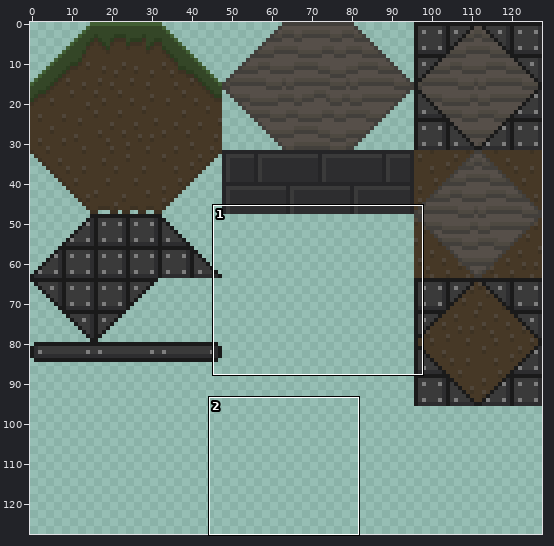
Sprite sheet: tilemap.png. Above, an overview of the earlier version with the close-up marked.
Close-up. First the earlier version:
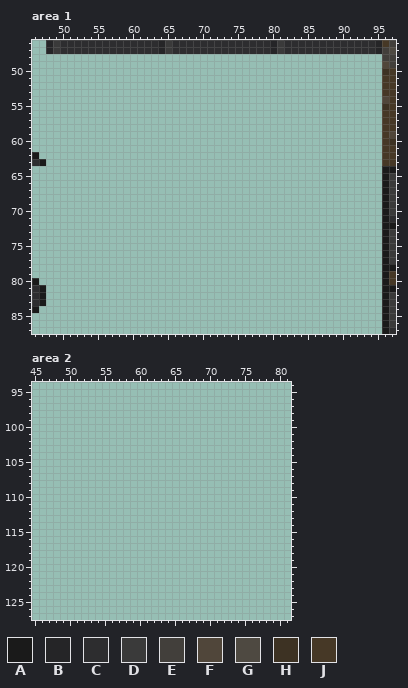
The file is 1280x1280 pixels, drawn in blocks of 10x10; one block is one cell here. Colours within 5 levels of each other are drawn and written as one. Shown: area 1: x 46..97, y 46..87; area 2: x 45..81, y 94..127.
Palette (. is transparent): A #1a1a1a  B #252527  C #2d2d2f  D #3a3a3a  E #423f3b  F #50463a  G #4e4941  H #3d3223  J #463826
Pixels before, area 1, first column x 46:
46 ..BDCCCCCCCCCCCCCCBDCCCCCCCCCCCCCCBDCCCCCCCCCCCCCBJE
47 ..BDCCCCCCCCCCCCCCBDCCCCCCCCCCCCCCBDCCCCCCCCCCCCCBEG
48 ..................................................EE
49 ..................................................FE
50 ..................................................HJ
51 ..................................................JJ
52 ..................................................JJ
53 ..................................................JJ
54 ..................................................FJ
55 ..................................................HJ
56 ..................................................JJ
57 ..................................................JJ
58 ..................................................JJ
59 ..................................................JF
60 ..................................................JH
61 ..................................................JJ
62 A.................................................JJ
63 CA................................................JJ
64 ..................................................AA
65 ..................................................AD
66 ..................................................AD
67 ..................................................AD
68 ..................................................AD
69 ..................................................AD
70 ..................................................AD
71 ..................................................AC
72 ..................................................AA
73 ..................................................AD
74 ..................................................AD
75 ..................................................AD
76 ..................................................AD
77 ..................................................AD
78 ..................................................AA
79 ..................................................AJ
80 A.................................................AJ
81 CA................................................AA
82 CA................................................AD
83 CA................................................AD
84 A.................................................AD
85 ..................................................AD
86 ..................................................AD
87 ..................................................AC
The same view after the edit:
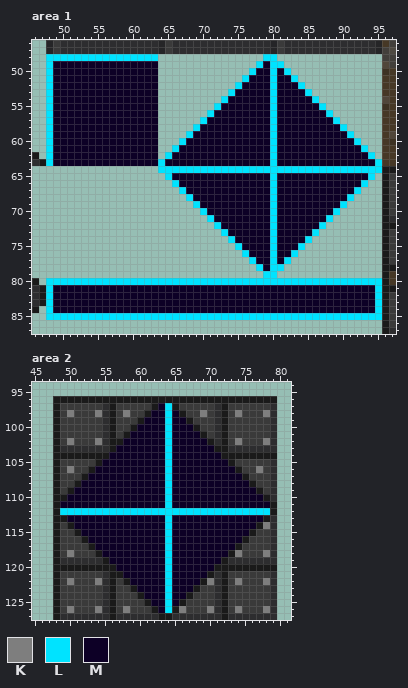
Colours new in this view: K #7e7e7e  L #00e3ff  M #0d0026
From old to new:
Changed rows in their new state; - is an unchanged pixel.
Area 1:
first column x 48:
48 LLLLLLLLLLLLLLLL---------------LL---------------
49 LMMMMMMMMMMMMMMM--------------LMLL--------------
50 LMMMMMMMMMMMMMMM-------------LMMLML-------------
51 LMMMMMMMMMMMMMMM------------LMMMLMML------------
52 LMMMMMMMMMMMMMMM-----------LMMMMLMMML-----------
53 LMMMMMMMMMMMMMMM----------LMMMMMLMMMML----------
54 LMMMMMMMMMMMMMMM---------LMMMMMMLMMMMML---------
55 LMMMMMMMMMMMMMMM--------LMMMMMMMLMMMMMML--------
56 LMMMMMMMMMMMMMMM-------LMMMMMMMMLMMMMMMML-------
57 LMMMMMMMMMMMMMMM------LMMMMMMMMMLMMMMMMMML------
58 LMMMMMMMMMMMMMMM-----LMMMMMMMMMMLMMMMMMMMML-----
59 LMMMMMMMMMMMMMMM----LMMMMMMMMMMMLMMMMMMMMMML----
60 LMMMMMMMMMMMMMMM---LMMMMMMMMMMMMLMMMMMMMMMMML---
61 LMMMMMMMMMMMMMMM--LMMMMMMMMMMMMMLMMMMMMMMMMMML--
62 LMMMMMMMMMMMMMMM-LMMMMMMMMMMMMMMLMMMMMMMMMMMMML-
63 LMMMMMMMMMMMMMMMLMMMMMMMMMMMMMMMLMMMMMMMMMMMMMML
64 ----------------LLLLLLLLLLLLLLLLLLLLLLLLLLLLLLLL
65 -----------------LMMMMMMMMMMMMMMLMMMMMMMMMMMMML-
66 ------------------LMMMMMMMMMMMMMLMMMMMMMMMMMML--
67 -------------------LMMMMMMMMMMMMLMMMMMMMMMMML---
68 --------------------LMMMMMMMMMMMLMMMMMMMMMML----
69 ---------------------LMMMMMMMMMMLMMMMMMMMML-----
70 ----------------------LMMMMMMMMMLMMMMMMMML------
71 -----------------------LMMMMMMMMLMMMMMMML-------
72 ------------------------LMMMMMMMLMMMMMML--------
73 -------------------------LMMMMMMLMMMMML---------
74 --------------------------LMMMMMLMMMML----------
75 ---------------------------LMMMMLMMML-----------
76 ----------------------------LMMMLMML------------
77 -----------------------------LMMLML-------------
78 ------------------------------LMLL--------------
79 -------------------------------LL---------------
80 LLLLLLLLLLLLLLLLLLLLLLLLLLLLLLLLLLLLLLLLLLLLLLLL
81 LMMMMMMMMMMMMMMMMMMMMMMMMMMMMMMMMMMMMMMMMMMMMMML
82 LMMMMMMMMMMMMMMMMMMMMMMMMMMMMMMMMMMMMMMMMMMMMMML
83 LMMMMMMMMMMMMMMMMMMMMMMMMMMMMMMMMMMMMMMMMMMMMMML
84 LMMMMMMMMMMMMMMMMMMMMMMMMMMMMMMMMMMMMMMMMMMMMMML
85 LLLLLLLLLLLLLLLLLLLLLLLLLLLLLLLLLLLLLLLLLLLLLLLL
Area 2:
first column x 48:
 96 AAAAAAAAAAAAAAAAAAAAAAAAAAAAAAAA
 97 ADDDDDDCADDDDDAMLADDDDDCADDDDDDC
 98 ADKDDDKCADKDDAMMLMADDKDCADKDDDKC
 99 ADDDDDDCADDDAMMMLMMADDDCADDDDDDC
100 ADDDDDDCADDAMMMMLMMMADDCADDDDDDC
101 ADDDDDDCADAMMMMMLMMMMADCADDDDDDC
102 ADKDDDKCAAMMMMMMLMMMMMACADKDDDKC
103 ACCCCCCCAMMMMMMMLMMMMMMAACCCCCCC
104 AAAAAAAAMMMMMMMMLMMMMMMMAAAAAAAA
105 ADDDDDAMMMMMMMMMLMMMMMMMMADDDDDC
106 ADKDDAMMMMMMMMMMLMMMMMMMMMADDKDC
107 ADDDAMMMMMMMMMMMLMMMMMMMMMMADDDC
108 ADDAMMMMMMMMMMMMLMMMMMMMMMMMADDC
109 ADAMMMMMMMMMMMMMLMMMMMMMMMMMMADC
110 AAMMMMMMMMMMMMMMLMMMMMMMMMMMMMAC
111 AMMMMMMMMMMMMMMMLMMMMMMMMMMMMMMA
112 ALLLLLLLLLLLLLLLLLLLLLLLLLLLLLLA
113 AAMMMMMMMMMMMMMMLMMMMMMMMMMMMMAC
114 ADAMMMMMMMMMMMMMLMMMMMMMMMMMMAKC
115 ADDAMMMMMMMMMMMMLMMMMMMMMMMMADDC
116 ADDDAMMMMMMMMMMMLMMMMMMMMMMADDDC
117 ADDDDAMMMMMMMMMMLMMMMMMMMMADDDDC
118 ADKDDDAMMMMMMMMMLMMMMMMMMAKDDDKC
119 ACCCCCCAMMMMMMMMLMMMMMMMACCCCCCC
120 AAAAAAAAAMMMMMMMLMMMMMMAAAAAAAAA
121 ADDDDDDCAAMMMMMMLMMMMMACADDDDDDC
122 ADKDDDKCADAMMMMMLMMMMAKCADKDDDKC
123 ADDDDDDCADDAMMMMLMMMADDCADDDDDDC
124 ADDDDDDCADDDAMMMLMMADDDCADDDDDDC
125 ADDDDDDCADDDDAMMLMADDDDCADDDDDDC
126 ADKDDDKCADKDDDAMLAKDDDKCADKDDDKC
127 ACCCCCCCACCCCCCAACCCCCCCACCCCCCC
Boxes around the changes in both close-ups, in picture pixels (x1, y1, x2, y2):
added: (46, 54, 382, 320)
added: (53, 396, 277, 620)
